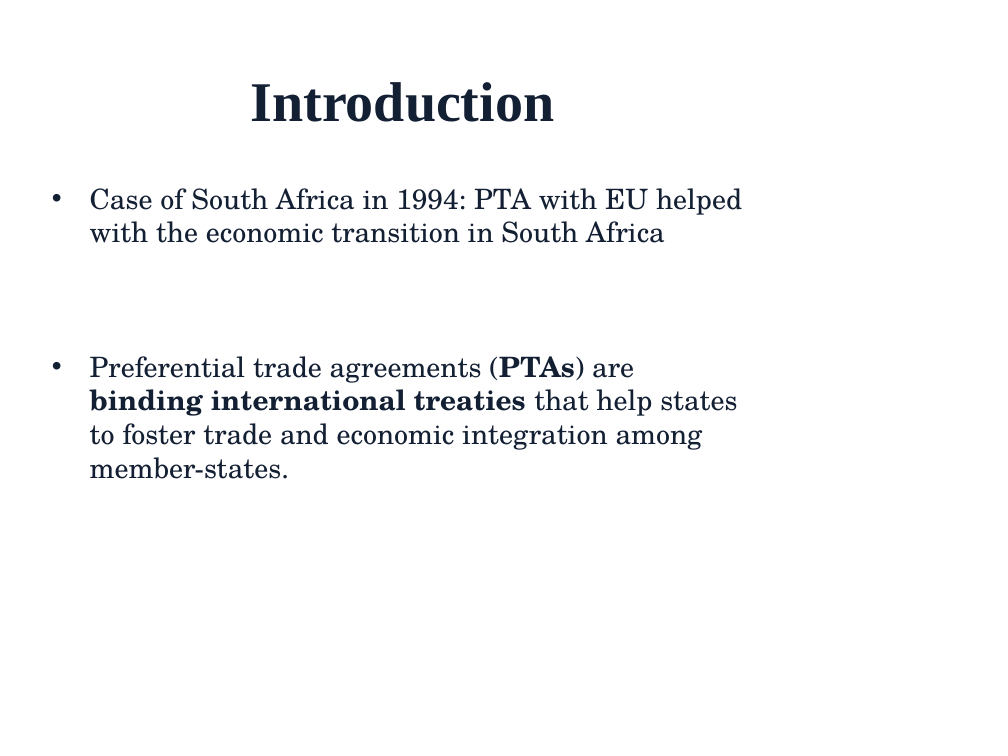
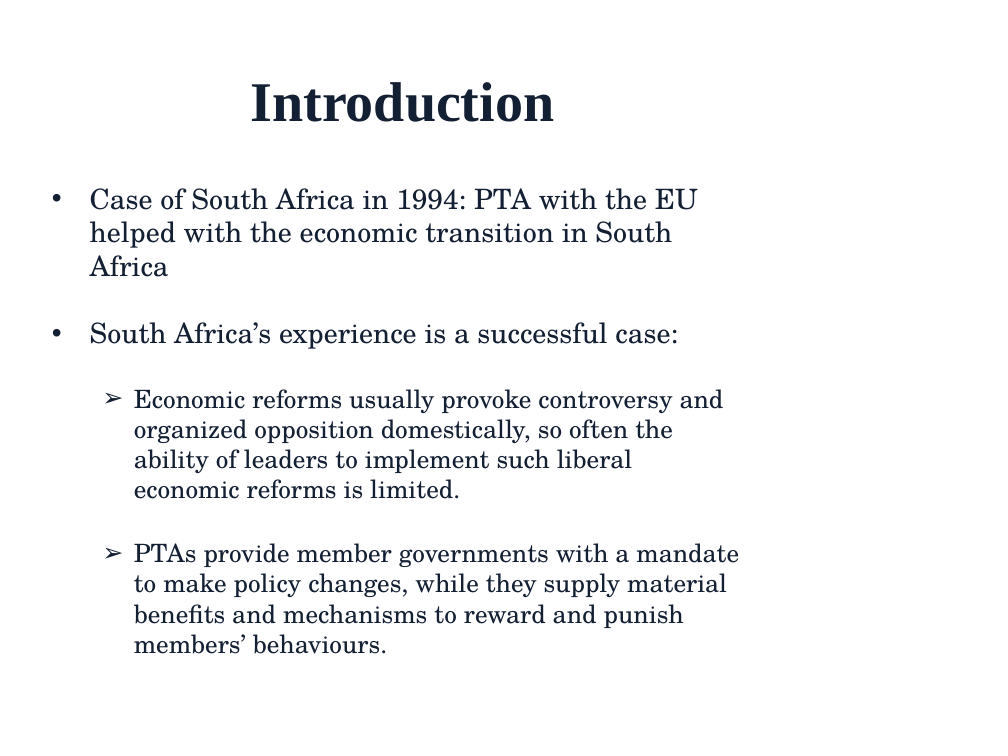
Before and after one commit to LucieLuS/First-year-Paper, a slide deck: slide 3 of Drafts at different points/Presentation slides_Sep10.pptx. Drawn at 1008x756 pixels with LibreOffice and Linux fonts; fonts in the diff are those of the drawing; background and template pictures are left out. Boxes give left, top, right and bottom in pixels: in the first picture for what was removed or moved away, otherwise in the second. Text is boxed around its words. In the diff, an @@ line names an element or a change of style, - is before the commit and + after.

```diff
--- a/Drafts at different points/Presentation slides_Sep10.pptx
+++ b/Drafts at different points/Presentation slides_Sep10.pptx
@@ text at (90,188,739,654): text changed; size 20 to 18 pt @@
-• Case of South Africa in 1994: PTA with EU helped with the economic transition in South Africa
-• Preferential trade agreements (PTAs) are binding international treaties that help states to foster trade and economic integration among member-states.
+• Case of South Africa in 1994: PTA with the EU helped with the economic transition in South Africa
+• South Africa’s experience is a successful case:
+  ➢ Economic reforms usually provoke controversy and organized opposition domestically, so often the ability of leaders to implement such liberal economic reforms is limited.
+  ➢ PTAs provide member governments with a mandate to make policy changes, while they supply material benefits and mechanisms to reward and punish members’ behaviours.
```
Also in this commit, not shown: 11 other slides changed, 1 slide added, 15 other files.
